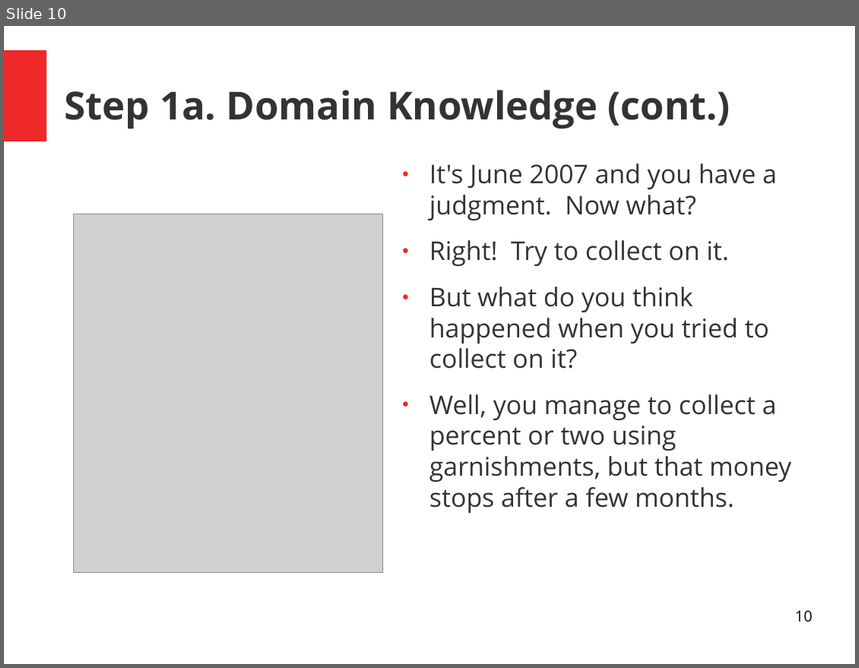
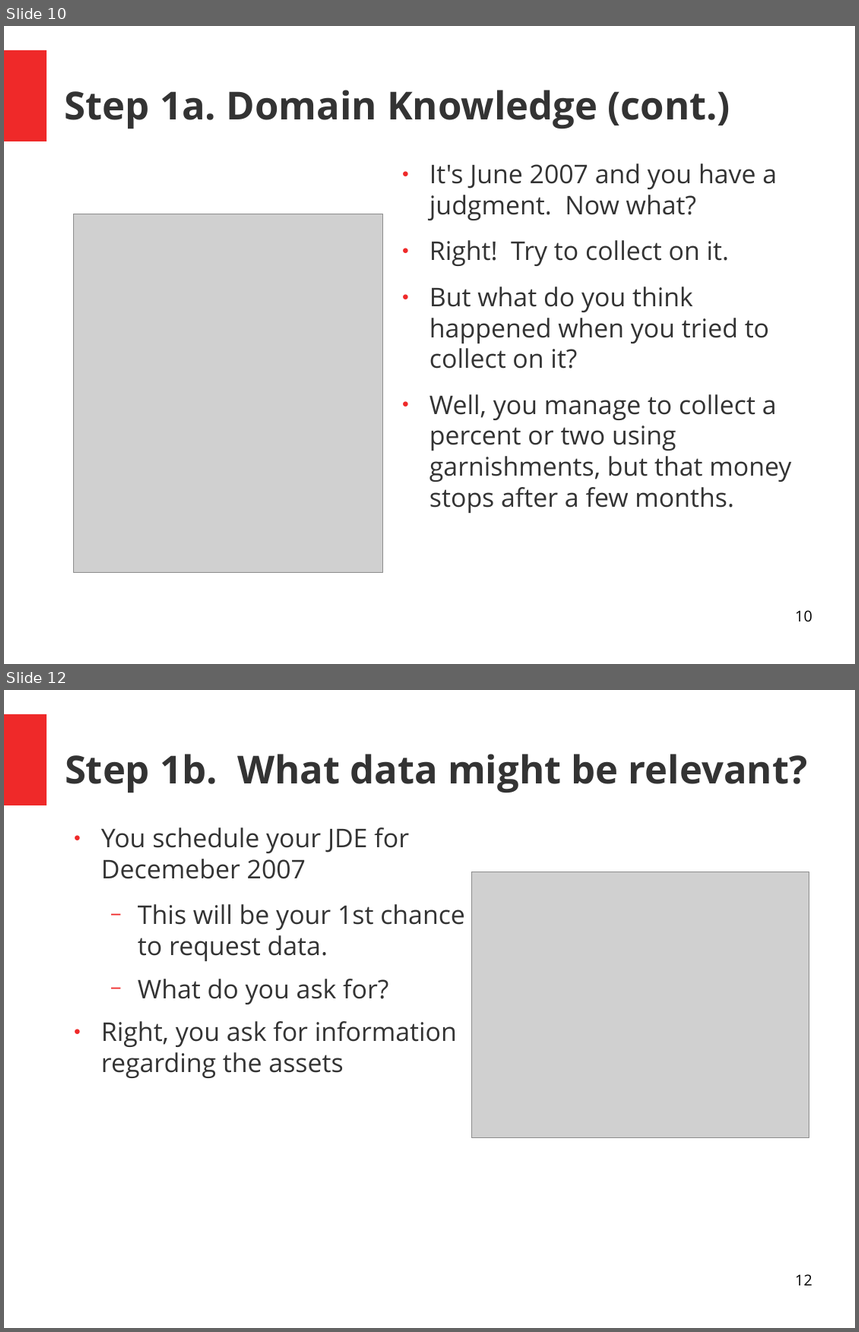
Before and after one commit to MichaelSzczepaniak/FraudulentConveyance, a slide deck: slides/Fraud Presenation.odp. Shown one above the other, each under a label of ours: slide 10 before the commit, slides 10 and 12 after it; the slides between them are not shown. The pictures are 859x668 and 859x1332 pixels, drawn with LibreOffice and Linux fonts; fonts in the diff are those of the drawing; grey boxes stand for pictures. Boxes give left, top, right and bottom in pixels: in the first picture for what was removed or moved away, otherwise in the second. Text is boxed around its words. In the diff, an @@ line names an element or a change of style, - is before the commit and + after.

Commit message:
add content thru s15 request for merchant data

```diff
--- a/slides/Fraud Presenation.odp
+++ b/slides/Fraud Presenation.odp
@@ slide 12 added at [4, 690, 855, 1328], background #FFFFFF; not listed: 1 template element that a slide beside it also shows @@
@@ title added at [65, 754, 808, 793], 36 pt, text #333333, bold @@
+Step 1b. What data might be relevant?
@@ text added at [101, 828, 465, 1078], 24 pt, text #333333 @@
+● You schedule your JDE for Decemeber 2007
+  − This will be your 1st chance to request data.
+  − What do you ask for?
+● Right, you ask for information regarding the assets
@@ picture added at [472, 872, 810, 1138] @@
@@ page number added at [795, 1274, 813, 1286], 14 pt, text #000000 @@
+12
```
Also in this commit, not shown: 4 other slides added, 1 slide removed.
